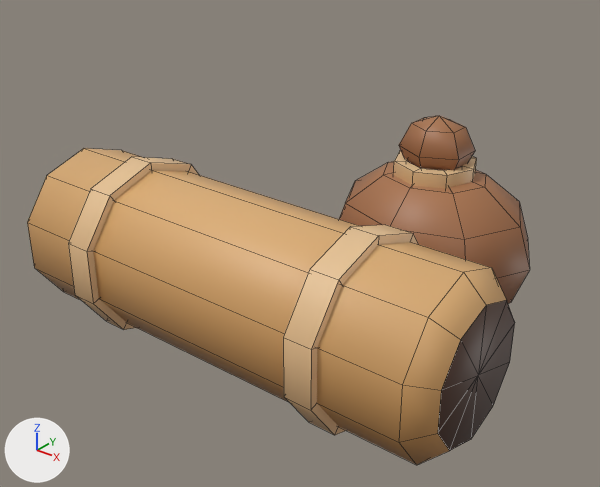
Renders of the FBX model Assets/_Project/Art/Environment/My/Orks/bedroll_A.fbx from each side of a commit.
Camera for both pictures: a 50 mm camera at (0.425, -0.457, 0.412) aimed at (-0.009, 0.087, 0.075). Lighting does not change. The marker at lower left points along +X, +Y and +Z. The older version comes first. Mesh edges are drawn as thin lines. Where no turn or scale is listed for an object, it has been applied to the vertices.

The first picture shows 'bedroll_A'.
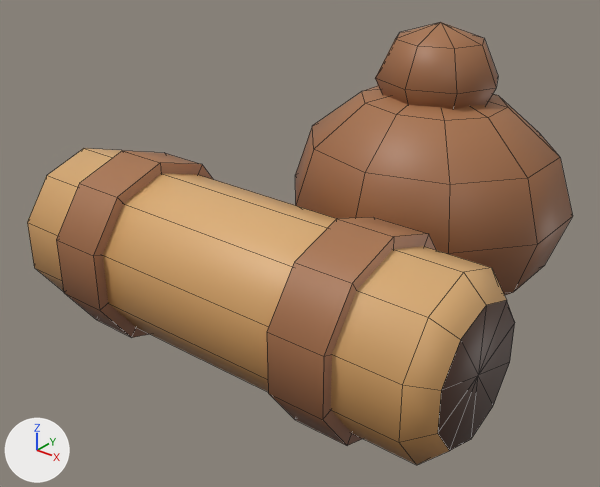
The change in detail:
me_bedroll_a is used by ob_bedroll_a; location (0.0, 0.0, 0.0).
me_bedroll_a had 216 vertices, 234 faces and spanned x -0.22..0.22, y -0.078..0.255, z -0.007..0.195.
me_bedroll_a now has 200 vertices, 222 faces and spans x -0.22..0.22, y -0.081..0.335, z -0.01..0.265.
me_bedroll_a part 1: a new loose piece, a UV sphere (10 segments, 6 rings, poles along z) spanning x -0.083..0.183, y 0.085..0.335, z -0.01..0.21, in mat_environment (picture img_environment_texture_png).
me_bedroll_a part 2: a new loose piece, a UV sphere (8 segments, 4 rings, poles along z) spanning x -0.01..0.11, y 0.16..0.27, z 0.165..0.265, in mat_environment (picture img_environment_texture_png).
me_bedroll_a part 3: the loose piece of 40 vertices spanning x -0.132..-0.107, y -0.078..0.078, z -0.007..0.157 is rebuilt with 40 vertices and now spans x -0.145..-0.095, y -0.081..0.081, z -0.01..0.16.
me_bedroll_a part 4: the loose piece of 40 vertices spanning x 0.107..0.132, y -0.078..0.078, z -0.007..0.157 is rebuilt with 40 vertices and now spans x 0.095..0.145, y -0.081..0.081, z -0.01..0.16.
me_bedroll_a part 5: the loose piece of 42 vertices spanning x -0.02..0.18, y 0.085..0.255, z 0.0..0.15 is deleted.
me_bedroll_a part 6: the loose piece of 32 vertices spanning x 0.042..0.118, y 0.132..0.208, z 0.136..0.154 is deleted.
me_bedroll_a part 7: the loose piece of 20 vertices spanning x 0.05..0.11, y 0.14..0.2, z 0.135..0.195 is deleted.

Pixel boxes [x1, y1, x2, y2] of what changed, in the pictures (600 x 487 px):
'bedroll_A', reshaped (9% wider, 27% taller): before [27, 116, 529, 465]; after [27, 22, 573, 465]
part 1 of me_bedroll_a, added (brown): after [295, 86, 573, 295]
part 2 of me_bedroll_a, added (brown): after [375, 22, 498, 109]
part 3 of me_bedroll_a, rebuilt (20% wider, 7% taller): before [68, 157, 199, 330]; after [56, 151, 213, 337]
part 4 of me_bedroll_a, rebuilt (25% wider, 9% taller): before [283, 225, 418, 435]; after [267, 217, 436, 446]
part 5 of me_bedroll_a, deleted (brown): before [339, 162, 529, 304]
part 6 of me_bedroll_a, deleted (brown): before [393, 151, 477, 189]
part 7 of me_bedroll_a, deleted (brown): before [399, 116, 475, 170]
